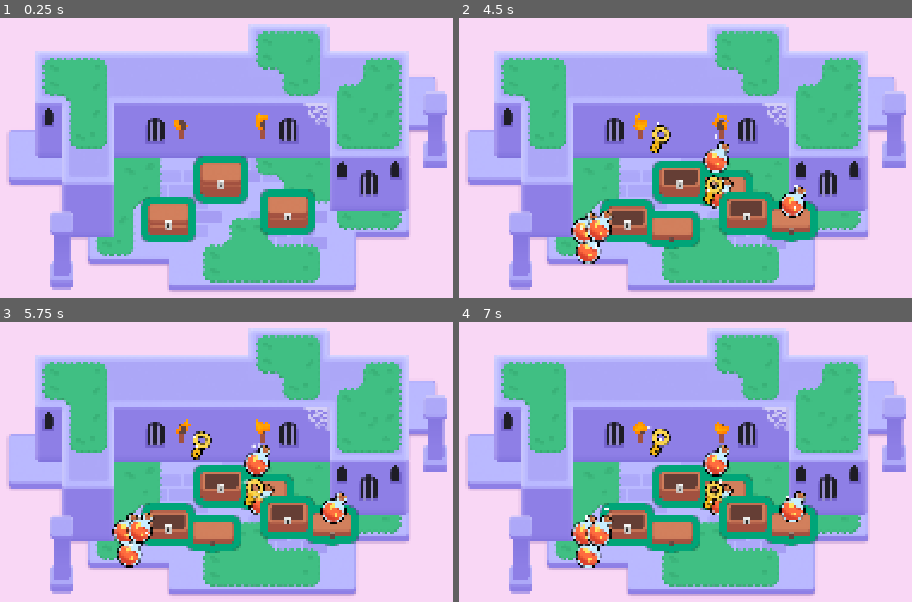
Above: before the commit, frames 1-4 (two rows, left to right).
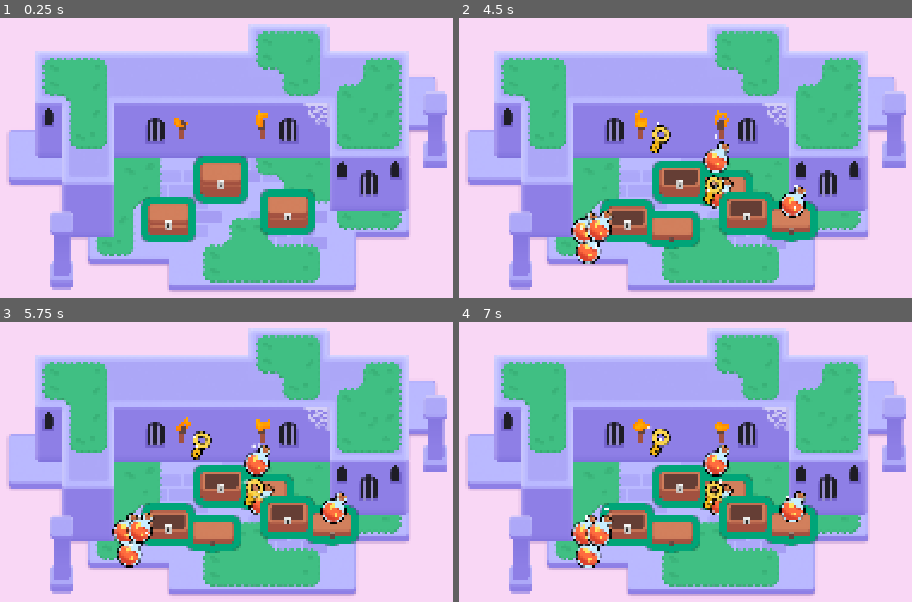
Above: after the commit, the same moments.

Repository: avchowgda/M6-Looting-
Game: Godot game, scene res://lessons/mini_dungeon.tscn
The game is run twice, just before and just after one commit, with the same random seed, the same clock (stepped at 60 frames per second) and the same inputs.
Inputs (mouse positions are in pixels of both pictures, inside the frame that each line leads up to):
- Up to frame 1 (0.25 s): no input
- Up to frame 2 (4.5 s): tap Enter at 0.5 s; move the mouse to (680, 180) at 0.52 s; hold D (move_right) 0.53-1.28 s; tap Z every 0.75 s from 0.6 to 4.35 s; click (680, 180) at 0.67 s; tap Space at 0.77, 1.52, 3.02, 3.77 s; move the mouse to (626, 219) at 1.27 s; hold S (move_down) 1.28-2.03 s; click (626, 219) at 1.42 s; move the mouse to (744, 211) at 2.02 s; hold D (move_right) 2.03-2.78 s; click (744, 211) at 2.17 s; move the mouse to (640, 264) at 2.77 s; hold W (move_up) 2.78-3.53 s; click (640, 264) at 2.92 s; move the mouse to (outside the picture) at 3.52 s; hold A (move_left) from 3.53 s (still down); click (outside the picture) at 3.67 s; move the mouse to (outside the picture) at 4.27 s; click (outside the picture) at 4.42 s
- Up to frame 3 (5.75 s): tap Space at 4.52 s; move the mouse to (262, 478) at 5.02 s; release A (move_left) at 5.03 s; hold S (move_down) from 5.03 s (still down); tap Z at 5.1 s; click (262, 478) at 5.17 s
- Up to frame 4 (7 s): move the mouse to (563, 366) at 5.77 s; release S (move_down) at 5.78 s; hold D (move_right) 5.78-6.53 s; tap Z at 5.85, 6.6 s; click (563, 366) at 5.92 s; tap Space at 6.02, 6.77 s; move the mouse to (857, 456) at 6.52 s; hold W (move_up) from 6.53 s (still down); click (857, 456) at 6.67 s

The runs differ from the first frame. In frame 1, 0.1% of the frame differs, in the area x 38-60%, y 32-40%; in frame 2, 0.1%; in frame 3, less than 0.1%; in frame 4, 0.1%.

Commit message:
M6L9 finished

Diff:
--- a/assets/torch/torch.gd
+++ b/assets/torch/torch.gd
@@ -1,7 +1,17 @@
-extends Node2D
+extends Area2D
 
 @onready var flame: Sprite2D = $Flame
 
 func _ready() -> void:
 	# This parameter of the shader material gives each flame a slightly different look and randomized animation.
 	flame.material.set("shader_parameter/offset", global_position * 0.1)
+
+func _input_event(viewport: Viewport, event: InputEvent, shape_idx: int) -> void:
+	var event_is_mouse_click: bool = (
+		event is InputEventMouseButton and
+		event.button_index == MOUSE_BUTTON_LEFT and
+		event.is_pressed()
+	)
+
+	if event_is_mouse_click:
+		flame.visible = not flame.visible
--- a/assets/torch/torch.tscn
+++ b/assets/torch/torch.tscn
@@ -17,18 +17,21 @@
 fractal_type = 0
 
 [sub_resource type="NoiseTexture2D" id="NoiseTexture2D_1dd3t"]
+noise = SubResource("FastNoiseLite_ht4je")
 seamless = true
-noise = SubResource("FastNoiseLite_ht4je")
 
 [sub_resource type="ShaderMaterial" id="ShaderMaterial_tuqmc"]
 resource_local_to_scene = true
 shader = ExtResource("2_2ljxm")
+shader_parameter/noise_sampler = SubResource("NoiseTexture2D_1dd3t")
+shader_parameter/flame_gradient = SubResource("GradientTexture1D_cnwig")
 shader_parameter/time_scale = 1.0
 shader_parameter/offset = Vector2(0, 0)
-shader_parameter/noise_sampler = SubResource("NoiseTexture2D_1dd3t")
-shader_parameter/flame_gradient = SubResource("GradientTexture1D_cnwig")
 
-[node name="Torch" type="Node2D"]
+[sub_resource type="RectangleShape2D" id="RectangleShape2D_cb8w2"]
+size = Vector2(47, 46.5)
+
+[node name="Torch" type="Area2D"]
 script = ExtResource("1_8rman")
 
 [node name="TorchBody" type="Sprite2D" parent="."]
@@ -37,6 +40,10 @@
 
 [node name="Flame" type="Sprite2D" parent="."]
 material = SubResource("ShaderMaterial_tuqmc")
-position = Vector2(0, -30)
+position = Vector2(0.99999994, -35)
 scale = Vector2(0.28038, 0.28038)
 texture = ExtResource("3_5oi5q")
+
+[node name="CollisionShape2D" type="CollisionShape2D" parent="."]
+position = Vector2(1, -26.75)
+shape = SubResource("RectangleShape2D_cb8w2")
--- a/lessons/items/item.gd
+++ b/lessons/items/item.gd
@@ -4,6 +4,19 @@
 
 func _ready() -> void:
 	play_floating_animation()
+	get_viewport().physics_object_picking_sort= true
+	get_viewport().physics_object_picking_first_only = true
+
+func _input_event(viewport: Viewport, event: InputEvent, shape_idx: int) -> void:
+	var event_is_mouse_click: bool = (
+		event is InputEventMouseButton and
+		event.button_index == MOUSE_BUTTON_LEFT and
+		event.is_pressed()
+	)
+
+	if event_is_mouse_click:
+		queue_free()
+
 
 
 func play_floating_animation() -> void:
Not shown: 1 places in assets/torch/torch.tscn that only renumber resources
